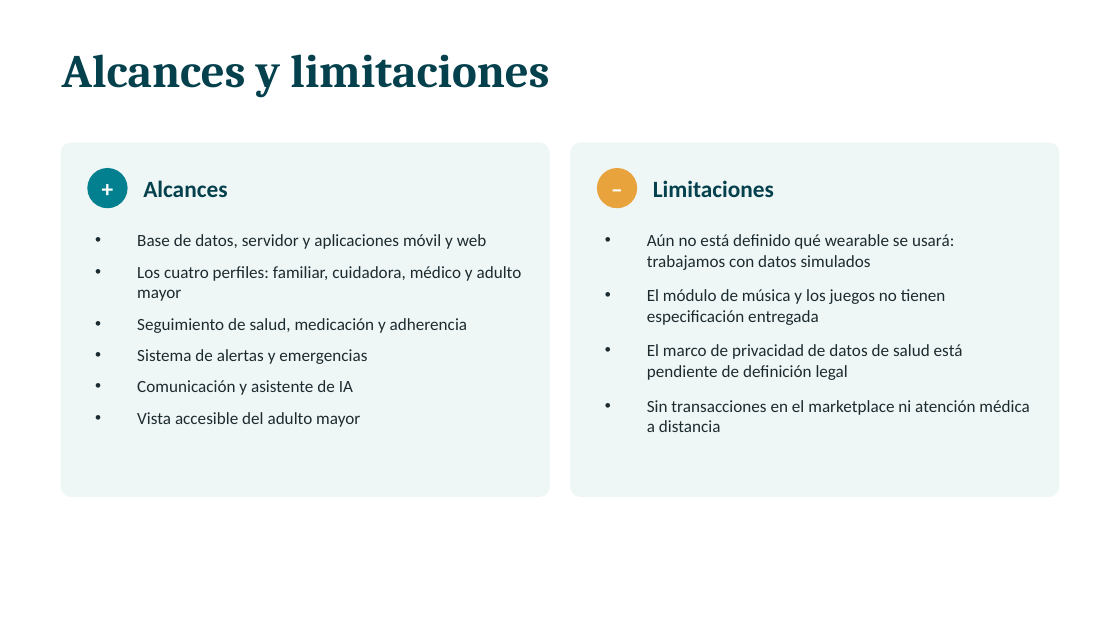
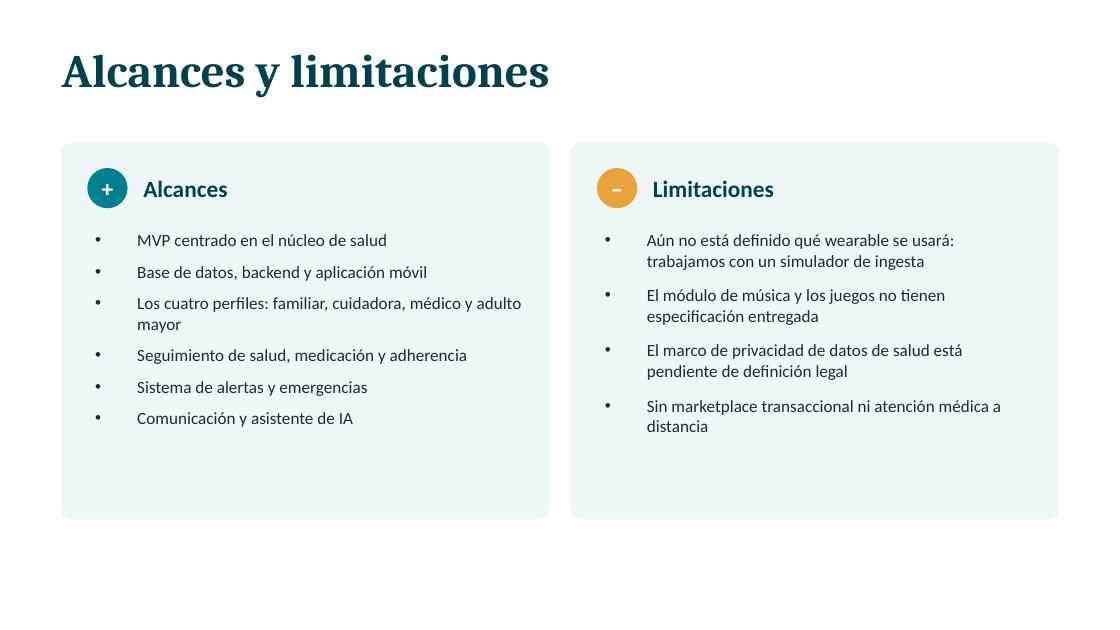
Before and after one commit to Jaacern/G1_CAPSTONE_003D, a slide deck: slide 7 of Fase 1/Evidencias Grupales/Presentación idea de proyecto.pptx. Drawn at 1120x630 pixels with LibreOffice and Linux fonts; fonts in the diff are those of the drawing. Boxes give left, top, right and bottom in pixels: in the first picture for what was removed or moved away, otherwise in the second. Text is boxed around its words. In the diff, an @@ line names an element or a change of style, - is before the commit and + after.

```diff
--- a/Fase 1/Evidencias Grupales/Presentación idea de proyecto.pptx
+++ b/Fase 1/Evidencias Grupales/Presentación idea de proyecto.pptx
@@ rounded rectangle: place and size @@
-rounded rectangle at [62, 143, 549, 496]
+rounded rectangle at [62, 143, 549, 519]
@@ rounded rectangle at [62, 143, 549, 519]: proportions changed @@
@@ rounded rectangle at [571, 143, 1058, 519]: proportions changed @@
@@ rounded rectangle: place and size @@
-rounded rectangle at [571, 143, 1058, 496]
+rounded rectangle at [571, 143, 1058, 519]
@@ text at [137, 234, 427, 281]: text changed @@
-• Base de datos, servidor y aplicaciones móvil y web
+• MVP centrado en el núcleo de salud
+• Base de datos, backend y aplicación móvil
@@ text at [647, 234, 954, 270]: text changed @@
-• Aún no está definido qué wearable se usará: trabajamos con datos simulados
+• Aún no está definido qué wearable se usará: trabajamos con un simulador de ingesta
@@ text at [137, 412, 360, 427]: paragraph removed @@
-• Vista accesible del adulto mayor
@@ text at [647, 400, 1001, 432]: text changed @@
-• Sin transacciones en el marketplace ni atención médica a distancia
+• Sin marketplace transaccional ni atención médica a distancia
```
Also in this commit, not shown: 8 other slides changed, 1 other file.
